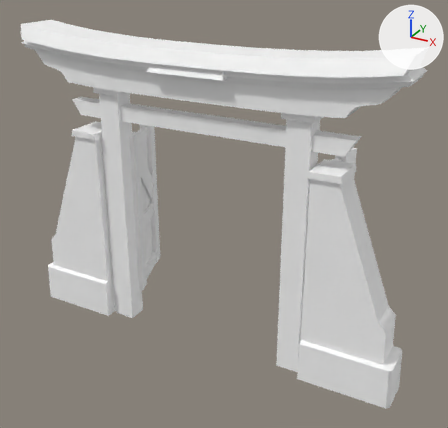
The FBX model src/rawassets/anims/gate_open.fbx, before and after one commit.
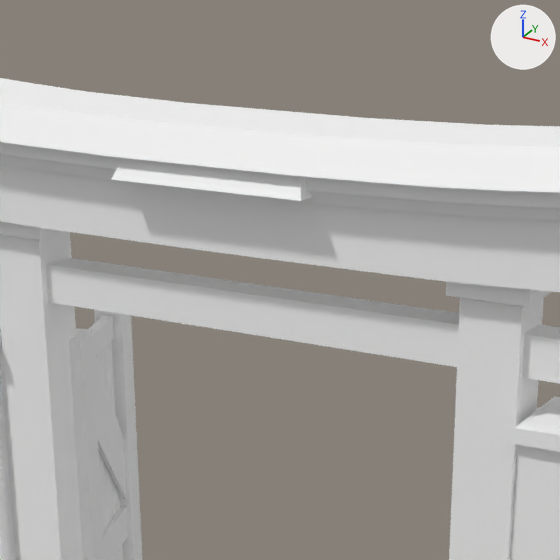
Old and new are each drawn whole from a 50 mm lens placed at (0.095, -0.158, 0.1194), pointed at (0.0039, 0.0076, 0.0366) and again close up on the part from 23% to 73% of the width and 0% to 53% of the height. Arrows for +X, +Y and +Z are at upper right; the lights stay in place. Where no turn or scale is listed for an object, it has been applied to the vertices.

The first close-up shows 'gate_v4:arch_gate', 'gate_v4:gate_LFT'.
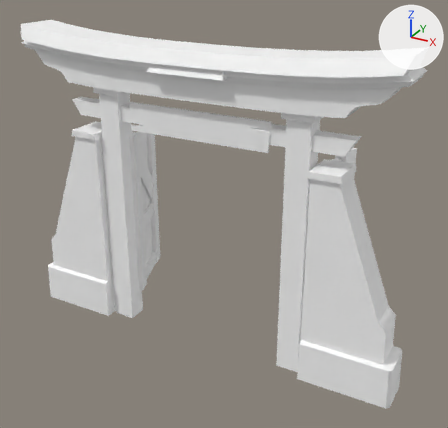
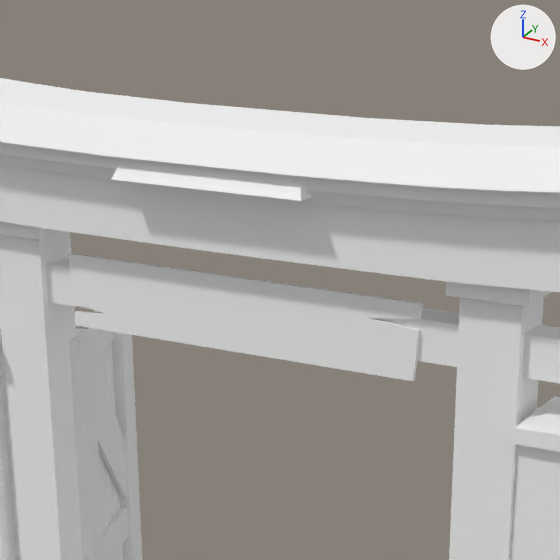
Commit message: gate sign added
Added sign to top of gate

Boxes [x1, y1, x2, y2] around the edits, measured in the close-ups (560 x 560 px):
```json
{"object": "gate_v4:gate_sign", "change": "added", "after": [68, 253, 423, 381]}
```

The change, as JSON lines over the scene's bpy script:
```json
{"op": "add", "block": "me_mesh_003", "code": ["me_mesh_003 = bpy.data.meshes.new('Mesh.003')", "me_mesh_003.from_pydata(...)  # 28 vertices, 26 faces; spans x -0.0246..0.0246, y -0.0003..0.0003, z -0.0046..0.0046", "me_mesh_003.materials.append(mat_lambert1)  # its picture is missing"]}
{"op": "add", "block": "ob_gate_v4_gate_sign", "code": ["ob_gate_v4_gate_sign = bpy.data.objects.new('gate_v4:gate_sign', me_mesh_003)", "ob_gate_v4_gate_sign.location = (0.0, -0.0025, 0.0684)"]}
```
